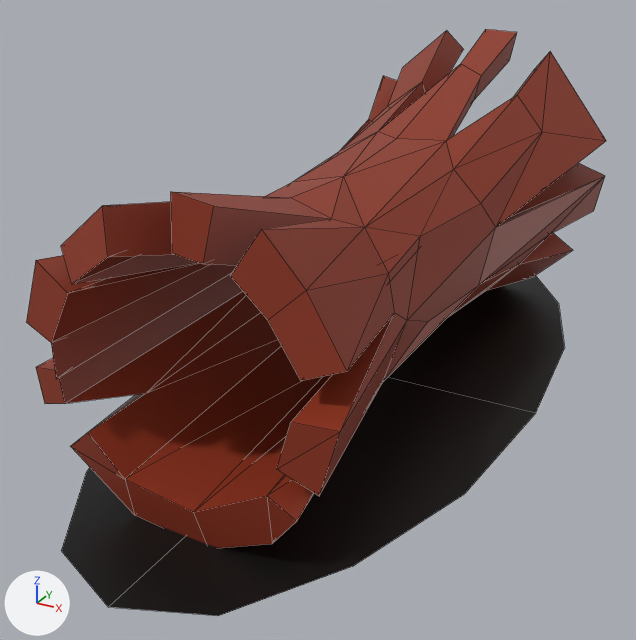
A saved change to the FBX model Projekt Unity/TowerDefense/Assets/Modele/EpokaKamienia/FBX/Otoczenie/Kłoda.fbx.
Camera for both pictures: a 50 mm lens placed at (3.58, -7.57, 4.27), pointed at (-0.27, -0.56, 0.76). Arrows for +X, +Y and +Z are at lower left; the lights stay in place. Mesh edges are drawn as thin lines.
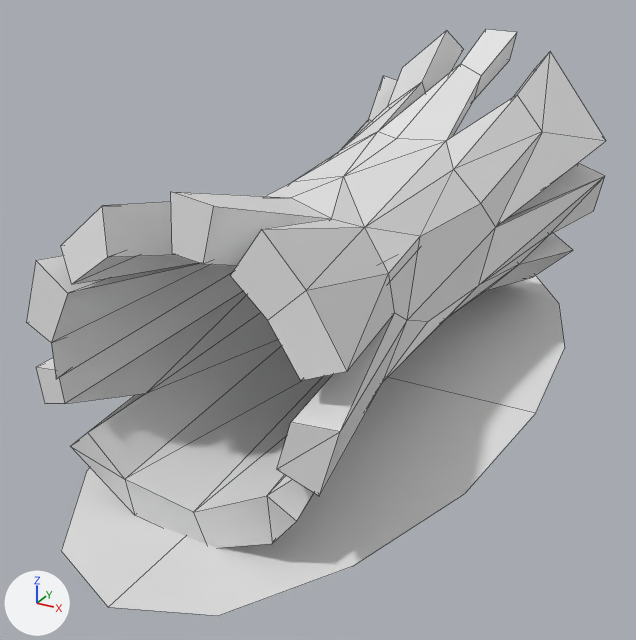
The newer file is also rescaled (x50.0), turned or shifted as a whole; pictures and numbers use the older file's frame.

Changed parts and their boxes [x1, y1, x2, y2] in the pictures (636 x 640 px):
part 1 of me_plane_005, recoloured (black to white): [61, 275, 564, 616] in both
part 2 of me_plane_005, recoloured: [27, 29, 606, 548] in both

What the commit changed:
me_plane_005 has 186 vertices, 259 faces and spans x -1.83..1.83, y -4.07..4.07, z -0.05..3.21.
me_plane_005 is used by ob_plane_015; location (0.0, 0.0, 0.0).
me_plane_005 part 1: all 4 faces that had it switch from mat_cien (black #000000) to no material.
me_plane_005 part 2: all 255 faces that had it switch from mat_trzon1 (brown #8f331c) to no material.
